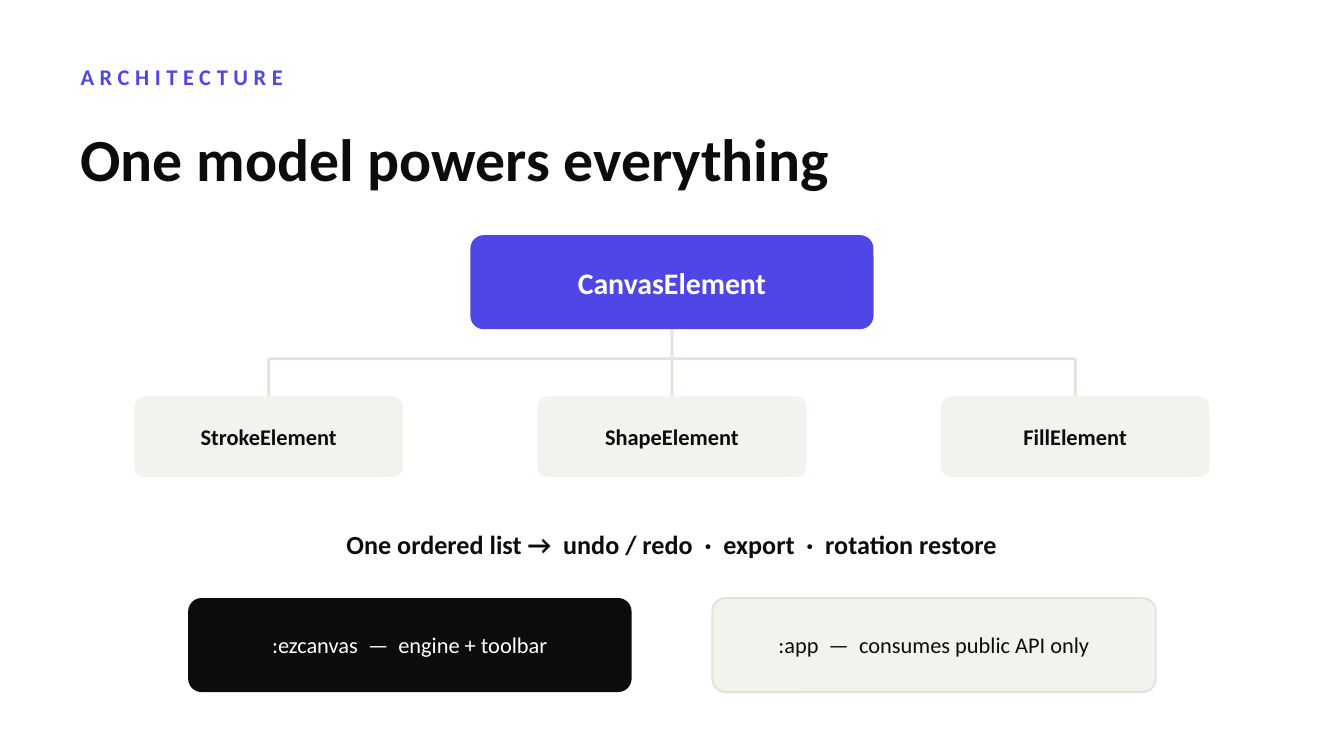
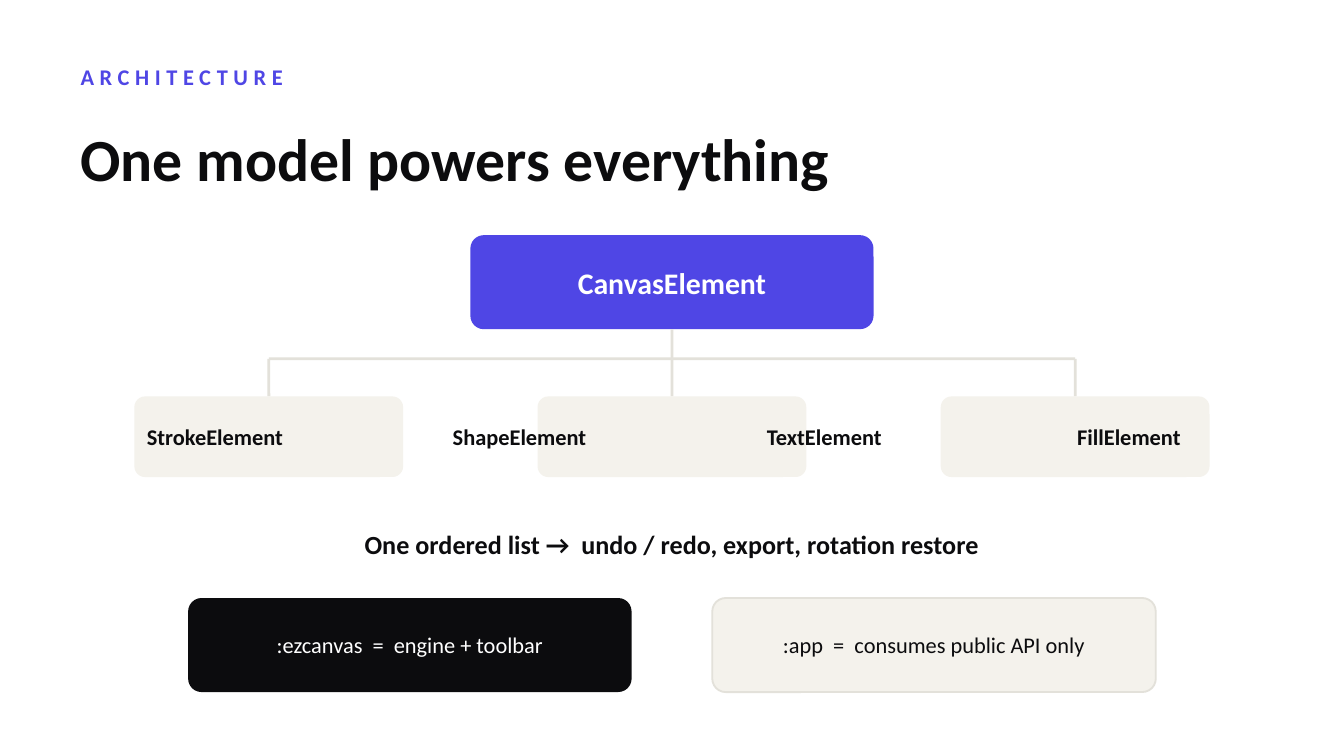
Before and after one commit to RotemBar18/EZCanvas, a slide deck: slide 8 of EZCanvas-Presentation.pptx. Drawn at 1344x756 pixels with LibreOffice and Linux fonts; fonts in the diff are those of the drawing. Boxes give left, top, right and bottom in pixels: in the first picture for what was removed or moved away, otherwise in the second. Text is boxed around its words. In the diff, an @@ line names an element or a change of style, - is before the commit and + after.

```diff
--- a/EZCanvas-Presentation.pptx
+++ b/EZCanvas-Presentation.pptx
@@ text "StrokeElement": place and size @@
-text "StrokeElement" at (201,429,337,445)
+text "StrokeElement" at (147,429,283,445)
@@ text "ShapeElement": place and size @@
-text "ShapeElement" at (605,429,739,449)
+text "ShapeElement" at (453,429,587,449)
@@ text "FillElement": place and size @@
-text "FillElement" at (1023,429,1126,445)
+text "FillElement" at (1077,429,1180,445)
@@ text added at (767,429,882,445), 12 pt, text #0C0C0E, bold @@
+TextElement
@@ text at (365,535,978,558): text changed @@
-One ordered list → undo / redo · export · rotation restore
+One ordered list → undo / redo, export, rotation restore
@@ text at (277,637,542,657): text changed @@
-:ezcanvas — engine + toolbar
+:ezcanvas = engine + toolbar
@@ text at (783,637,1085,657): text changed @@
-:app — consumes public API only
+:app = consumes public API only
```
Also in this commit, not shown: 9 other slides changed.
